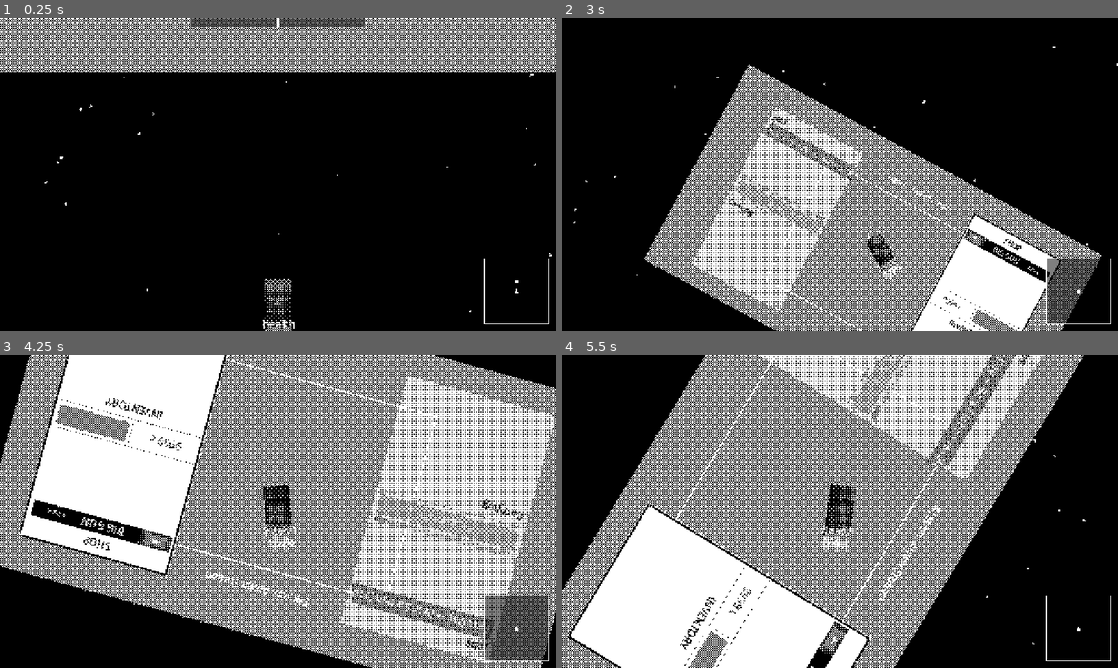
Above: before the commit, frames 1-4 (two rows, left to right).
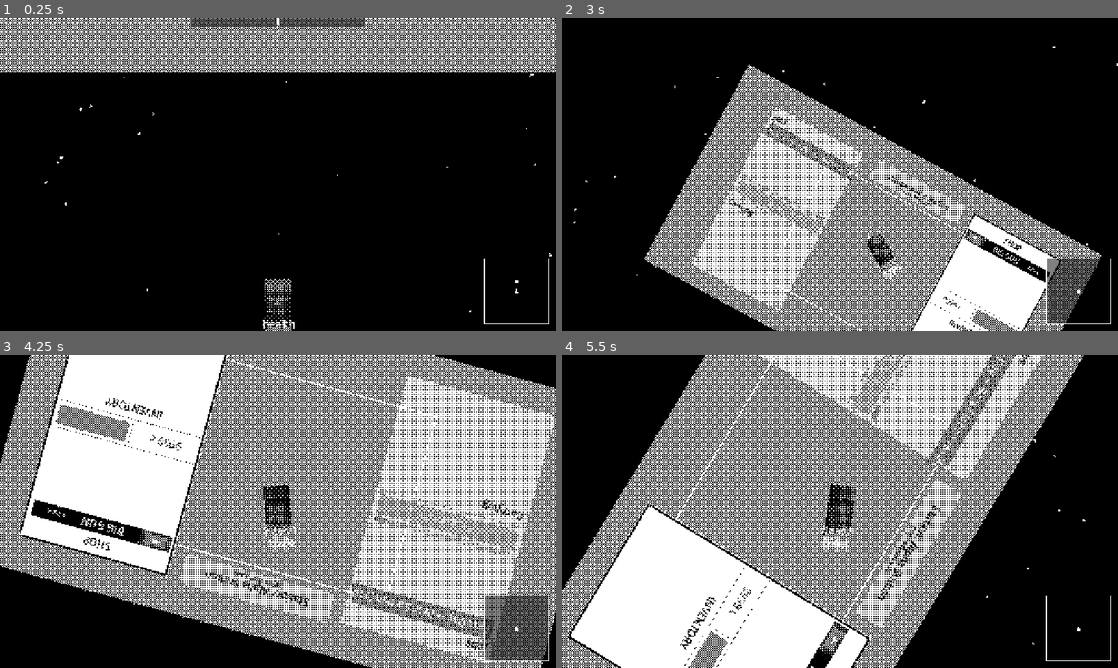
Above: after the commit, the same moments.

Repository: liamfmoran/1-bit-jam
Game: Godot game, scene res://scenes/main.tscn
The game is run twice, just before and just after one commit, with the same random seed, the same clock (stepped at 60 frames per second) and the same inputs. The engine's default icon, where the game draws it, is replaced by a stand-in: a white triangle on a blue panel in a dark square.
Inputs:
- Up to frame 1 (0.25 s): no input
- Up to frame 2 (3 s): tap Enter at 0.5 s; hold W (thrust_forward) 0.53-2.03 s; hold A (turn_left) from 2.03 s (still down)
- Up to frame 3 (4.25 s): release A (turn_left) at 3.53 s; hold E (brake) from 3.53 s (still down)
- Up to frame 4 (5.5 s): release E (brake) at 4.28 s; hold D (turn_right) 4.28-5.03 s; hold W (thrust_forward) from 5.03 s (still down)

The runs differ from the first frame. In frame 1, less than 0.1% of the frame differs, in the area x 49-51%, y 2-3%; in frame 2, 0.2%; in frame 3, 0.6%; in frame 4, 0.6%, in the area x 53-72%, y 40-87%.

Commit message:
compass update

Diff:
--- a/scenes/ui/hud.tscn
+++ b/scenes/ui/hud.tscn
@@ -2,6 +2,7 @@
 
 [ext_resource type="Script" uid="uid://l4v8bi4jvdaw" path="res://scenes/ui/hud.gd" id="1_jm7td"]
 [ext_resource type="Script" uid="uid://dhx3bkimwgw6c" path="res://scenes/ui/compass.gd" id="2_7k3n9"]
+[ext_resource type="Texture2D" uid="uid://buutbgprdibxt" path="res://assets/ui/compass_overlay.png" id="3_bo48s"]
 
 [node name="HUD" type="Control" unique_id=1196411326]
 layout_mode = 3
@@ -36,6 +37,15 @@
 grow_vertical = 2
 script = ExtResource("2_7k3n9")
 
+[node name="TextureRect" type="TextureRect" parent="VBoxContainer/CompassPanel" unique_id=698304478]
+layout_mode = 0
+offset_left = -5.0
+offset_top = 5.0
+offset_right = 404.6
+offset_bottom = 21.0
+texture = ExtResource("3_bo48s")
+expand_mode = 1
+
 [node name="MainDegree" type="Label" parent="VBoxContainer" unique_id=1545618763]
 unique_name_in_owner = true
 layout_mode = 2
--- a/scenes/world/dock.tscn
+++ b/scenes/world/dock.tscn
@@ -52,7 +52,7 @@
 offset_right = 120.0
 offset_bottom = -160.0
 pivot_offset = Vector2(240, 0)
-color = Color(1, 1, 1, 0)
+color = Color(1, 1, 1, 0.4745098)
 
 [node name="StationLabel" type="Label" parent="Panels/TopPanel" unique_id=599261730]
 unique_name_in_owner = true
@@ -62,6 +62,18 @@
 anchor_bottom = 1.0
 grow_horizontal = 2
 grow_vertical = 2
-text = "STATION: DELTA"
+theme_override_colors/font_color = Color(0, 0, 0, 1)
+text = "STATION: DELTA
+"
 horizontal_alignment = 1
 vertical_alignment = 1
+
+[node name="Label" type="Label" parent="Panels/TopPanel" unique_id=1210664159]
+layout_mode = 0
+offset_left = 81.0
+offset_top = 28.0
+offset_right = 199.0
+offset_bottom = 51.0
+theme_override_colors/font_color = Color(0, 0, 0, 1)
+theme_override_font_sizes/font_size = 11
+text = "[w] to head out"
Binary file added: assets/ui/compass_overlay.png
Not shown, added: assets/ui/compass_overlay.png.import
